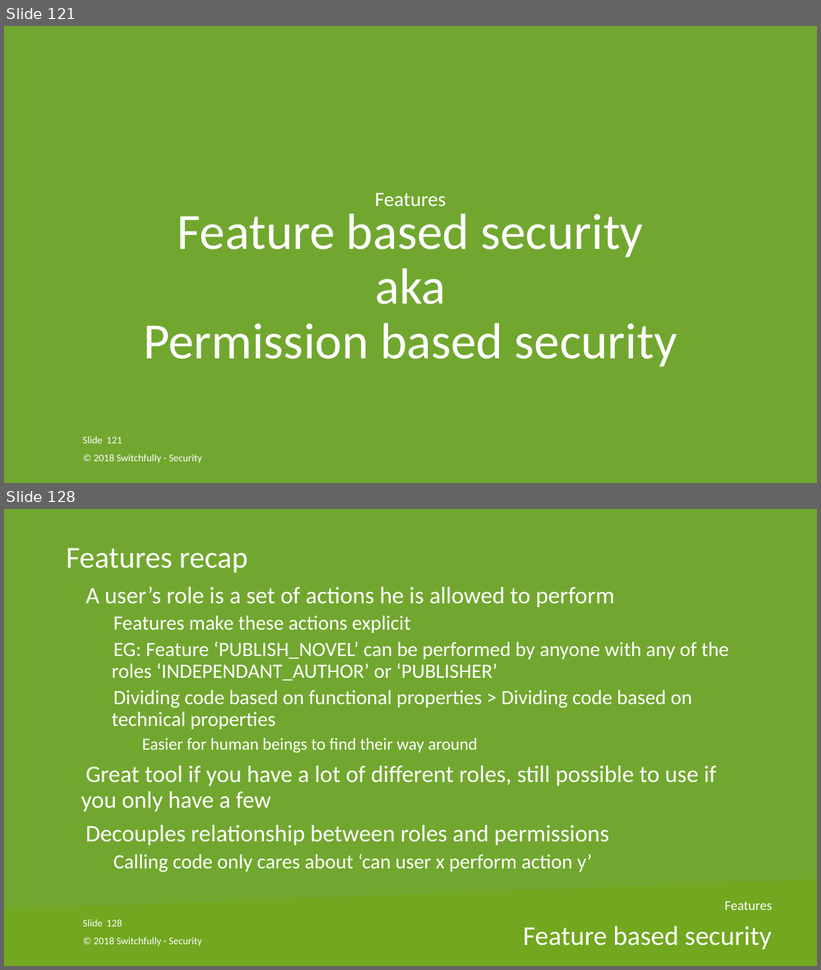
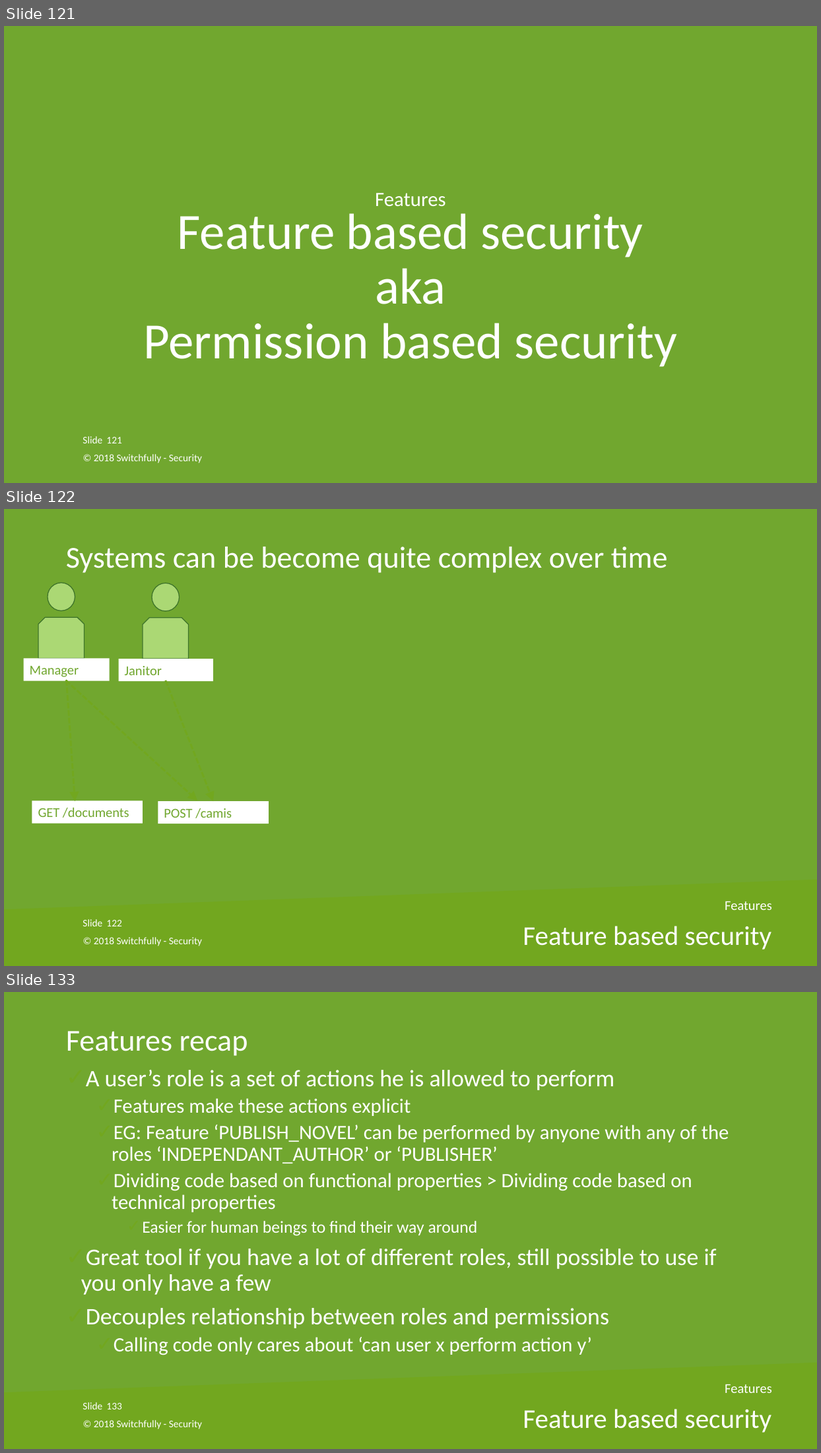
Before and after one commit to nielsjani/switchfully-security, a slide deck: powerpoint/switchfully-security@Cegeka.pptx. Shown one above the other, each under a label of ours: slides 121 and 128 before the commit, slides 121, 122 and 133 after it; the slides between them are not shown. The pictures are 821x970 and 821x1453 pixels, drawn with LibreOffice and Linux fonts; fonts in the diff are those of the drawing; background and template pictures are left out. Boxes give left, top, right and bottom in pixels: in the first picture for what was removed or moved away, otherwise in the second. Text is boxed around its words. In the diff, an @@ line names an element or a change of style, - is before the commit and + after.

```diff
--- a/powerpoint/switchfully-security@Cegeka.pptx
+++ b/powerpoint/switchfully-security@Cegeka.pptx
@@ slide 122 added at [4, 509, 817, 966], background picture (left out); not listed: 2 template elements that a slide beside it also shows @@
@@ text added at [66, 547, 668, 573], 36 pt, text #FFFFFF @@
+Systems can be become quite complex over time
@@ ellipse added at [48, 583, 75, 611], fill #ABD874, outline #3E752A 1 pt @@
@@ ellipse added at [152, 584, 179, 611], fill #ABD874, outline #3E752A 1 pt @@
@@ snip same rect added at [38, 618, 84, 658], fill #ABD874, outline #3E752A 1 pt @@
@@ snip same rect added at [143, 618, 188, 658], fill #ABD874, outline #3E752A 1 pt @@
@@ rectangle added at [24, 658, 110, 681], fill #FFFFFF, 16 pt, text #71A72F @@
+Manager
@@ rectangle added at [119, 659, 213, 682], fill #FFFFFF, 16 pt, text #71A72F @@
+Janitor
@@ arrow added from (66, 681) to (75, 802), #72A71F 2.25 pt dashed @@
@@ arrow added from (66, 681) to (197, 801), #72A71F 2.25 pt dashed @@
@@ arrow added from (166, 682) to (213, 802), #72A71F 2.25 pt dashed @@
@@ rectangle added at [32, 801, 143, 824], fill #FFFFFF, 16 pt, text #71A72F @@
+GET /documents
@@ rectangle added at [158, 802, 268, 824], fill #FFFFFF, 16 pt, text #71A72F @@
+POST /camis
@@ text added at [725, 902, 772, 910], 16 pt, text #FFFFFF @@
+Features
@@ page number added at [106, 920, 121, 927], 12 pt, text #FFFFFF @@
+122
@@ text added at [94, 937, 202, 947], 12 pt, text #FFFFFF @@
+© 2018 Switchfully - Security
@@ title added at [523, 926, 772, 950], 32 pt, text #FFFFFF @@
+Feature based security
@@ what was slide 128 is now slide 133 @@
@@ page number at [106, 1403, 121, 1410]: text changed @@
-128
+133
```
Also in this commit, not shown: 5 slides changed, 5 other slides added, 1 slide removed.
